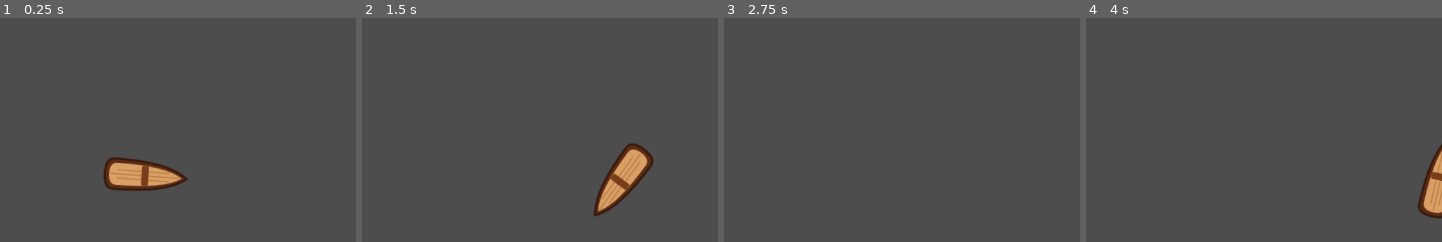
Above: before the commit, frames 1-4 (left to right).
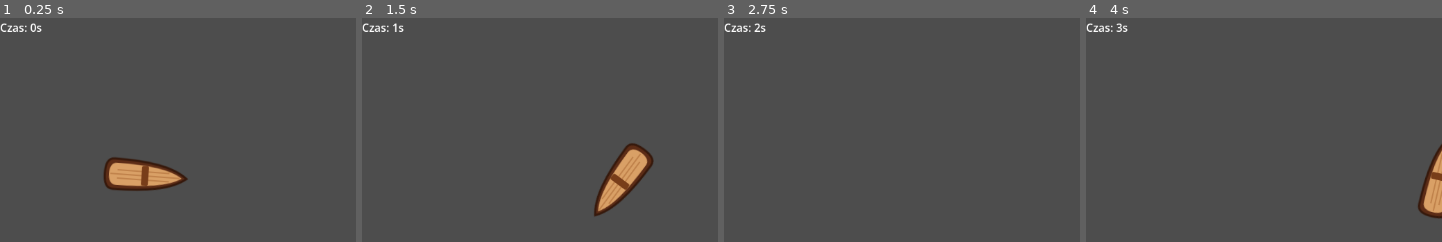
Above: after the commit, the same moments.

Repository: stap1/SCIM
Game: Godot game, scene res://scenes/Main.tscn
The game is run twice, just before and just after one commit, with the same random seed, the same clock (stepped at 60 frames per second) and the same inputs. This scene is started directly instead of the project's main scene. Sound files missing from this copy of the repository are replaced by a short silence.
Inputs:
- Up to frame 1 (0.25 s): no input
- Up to frame 2 (1.5 s): tap Enter at 0.5 s; hold Right 0.53-1.28 s; hold Down from 1.28 s (still down)
- Up to frame 3 (2.75 s): release Down at 2.03 s; hold Right from 2.03 s (still down)
- Up to frame 4 (4 s): release Right at 2.78 s; hold Up 2.78-3.53 s; hold Left from 3.53 s (still down)
The pictures show only the part of the screen within x 0-50%, y 0-50%; the shares and areas given below are measured in that part.

The runs differ from the first frame. In frame 1, 0.2% of the frame differs, in the area x 0-12%, y 2-7%; in frame 2, 0.2%; in frame 3, 0.2%; in frame 4, 0.2%.

Commit message:
Fix: Dodanie węzła TimeLabel i naprawa odliczania czasu w main.gd"

Diff:
--- a/scenes/Main.tscn
+++ b/scenes/Main.tscn
@@ -11,3 +11,10 @@
 autostart = true
 
 [node name="Boat" parent="." unique_id=1889304063 instance=ExtResource("3_sugp2")]
+
+[node name="TimeLabel" type="Label" parent="." unique_id=76601758]
+offset_left = -210.0
+offset_top = -226.0
+offset_right = -170.0
+offset_bottom = -203.0
+text = "Czas: 0s"
--- a/scripts/systems/main.gd
+++ b/scripts/systems/main.gd
@@ -5,9 +5,30 @@
 
 @onready var spawn_timer = $Timer
 
+# NAPRAWIONE: Bezpośrednie odniesienie do nowego węzła TimeLabel w scenie głównej
+@onready var time_label: Label = $TimeLabel
+
 func _ready():
 	# Łączymy sygnał Timera z funkcją tworzącą wroga
 	spawn_timer.timeout.connect(_on_spawn_timer_timeout)
+
+	# Resetujemy czas globalny na starcie gry
+	if "time" in GameState:
+		GameState.time = 0.0
+
+func _process(delta: float) -> void:
+	# 1. Dodajemy upływający czas do zmiennej w GameState
+	if "is_paused" in GameState and not GameState.is_paused:
+		if "is_game_over" in GameState and not GameState.is_game_over:
+			GameState.time += delta
+	else:
+		# Zabezpieczenie: jeśli nie ma jeszcze pauzy/game over w GameState, czas i tak leci
+		if not "is_paused" in GameState:
+			GameState.time += delta
+
+	# 2. Aktualizujemy napis na ekranie (str(int(...)) zamienia ułamki na ładne, równe sekundy)
+	if time_label:
+		time_label.text = "Czas: " + str(int(GameState.time)) + "s"
 
 func _on_spawn_timer_timeout():
 	var new_enemy = enemy_scene.instantiate()
